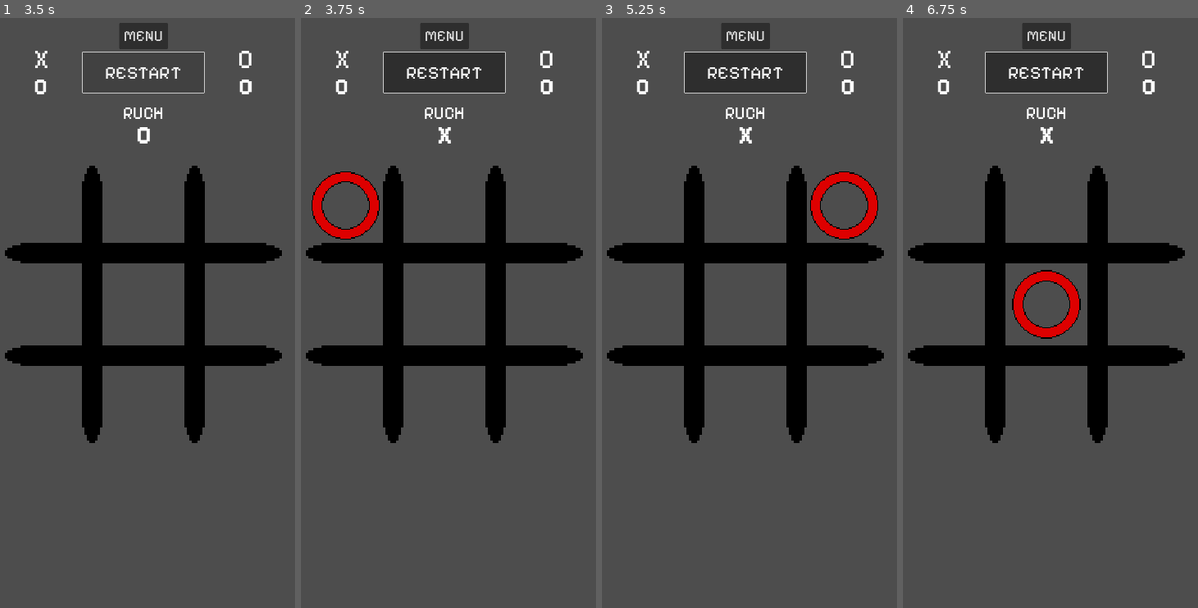
Above: before the commit, frames 1-4 (left to right).
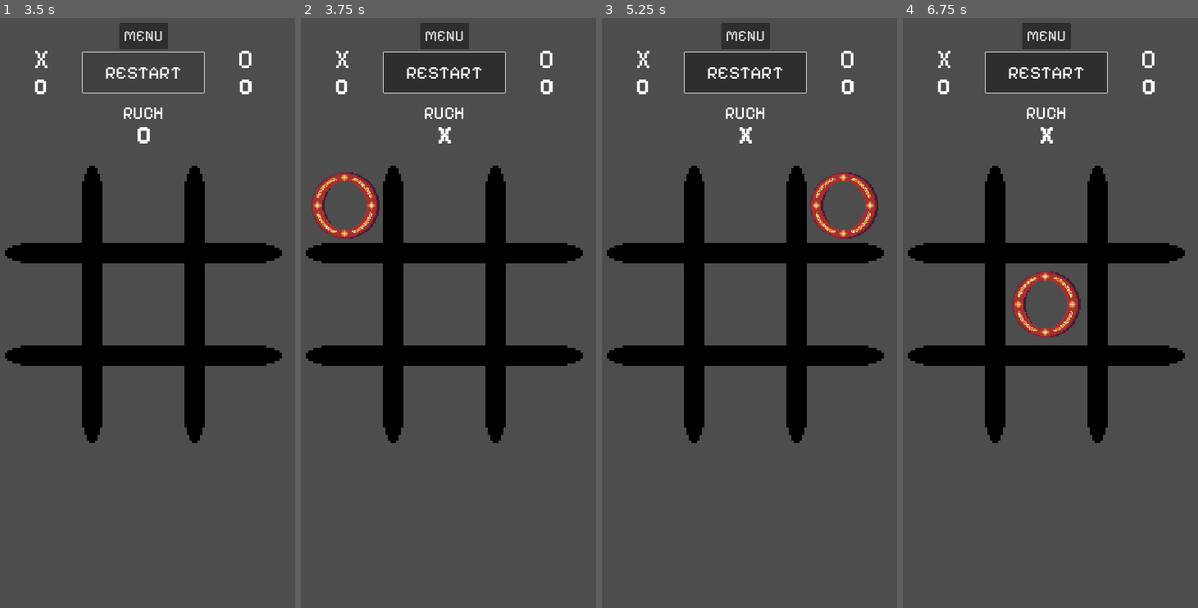
Above: after the commit, the same moments.

Repository: HeadAech/InfiniteTicTacToe
Game: Godot game, scene res://scenes/game.tscn
The game is run twice, just before and just after one commit, with the same random seed, the same clock (stepped at 60 frames per second) and the same inputs.
Inputs (mouse positions are in pixels of both pictures, inside the frame that each line leads up to):
- Up to frame 1 (3.5 s): click "2 GRACZY" at 0.5 s; click "RESTART" at 1.25 s; click "RESTART" at 2 s; click "RESTART" at 2.75 s
- Up to frame 2 (3.75 s): move the mouse to (345, 206) at 3.52 s; click (345, 206) at 3.67 s
- Up to frame 3 (5.25 s): tap Enter at 4.25 s; move the mouse to (746, 206) at 4.27 s; click (746, 206) at 4.42 s; move the mouse to (843, 206) at 5.02 s; click (843, 206) at 5.17 s
- Up to frame 4 (6.75 s): tap Space at 5.75 s; move the mouse to (947, 307) at 5.77 s; click (947, 307) at 5.92 s; move the mouse to (1047, 307) at 6.52 s; click (1047, 307) at 6.67 s

Frame 1 is identical in both runs. In frame 2, 1.2% of the frame differs, in the area x 3-27%, y 26-38%; in frame 3, 1.2%; in frame 4, 1.2%, in the area x 36-61%, y 42-55%.

Commit message:
New sprites

Diff:
--- a/scenes/circle.tscn
+++ b/scenes/circle.tscn
@@ -1,7 +1,7 @@
 [gd_scene load_steps=6 format=3 uid="uid://61e1p4ssx8mq"]
 
 [ext_resource type="Script" path="res://scripts/figure.gd" id="1_dgvhg"]
-[ext_resource type="Texture2D" uid="uid://pbo17q7i8el8" path="res://assets/sprites/Circle.png" id="1_i6l8d"]
+[ext_resource type="Texture2D" uid="uid://jei2a330scpw" path="res://assets/sprites/new/o.png" id="2_8j2yu"]
 
 [sub_resource type="Animation" id="Animation_kfuio"]
 length = 0.001
@@ -46,7 +46,7 @@
 
 [node name="Sprite2D" type="Sprite2D" parent="."]
 scale = Vector2(3, 3)
-texture = ExtResource("1_i6l8d")
+texture = ExtResource("2_8j2yu")
 
 [node name="AnimationPlayer" type="AnimationPlayer" parent="."]
 libraries = {
--- a/scenes/cross.tscn
+++ b/scenes/cross.tscn
@@ -1,7 +1,7 @@
 [gd_scene load_steps=6 format=3 uid="uid://drjrufcq4hqf"]
 
 [ext_resource type="Script" path="res://scripts/figure.gd" id="1_ammbu"]
-[ext_resource type="Texture2D" uid="uid://cw6wfprctjw74" path="res://assets/sprites/Cross.png" id="1_y5sue"]
+[ext_resource type="Texture2D" uid="uid://ckpl1lxv8ucba" path="res://assets/sprites/new/x.png" id="2_m8pca"]
 
 [sub_resource type="Animation" id="Animation_kfuio"]
 length = 0.001
@@ -46,7 +46,7 @@
 
 [node name="Sprite2D" type="Sprite2D" parent="."]
 scale = Vector2(3, 3)
-texture = ExtResource("1_y5sue")
+texture = ExtResource("2_m8pca")
 
 [node name="AnimationPlayer" type="AnimationPlayer" parent="."]
 libraries = {
Binary file added: assets/sprites/new/o.png
Not shown, added: assets/sprites/new/o.png.import
Binary file added: assets/sprites/new/x.png
Not shown, added: assets/sprites/new/x.png.import
